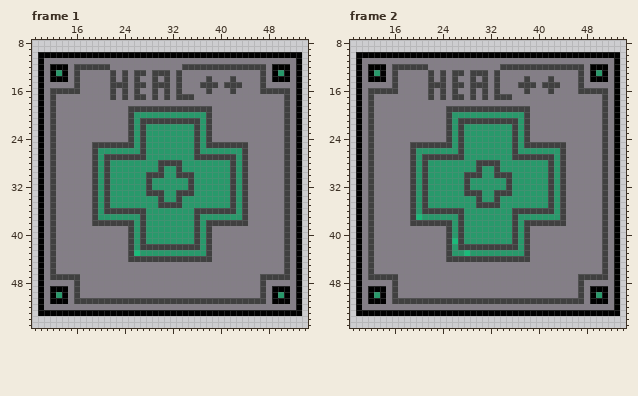
Two versions of one pixel-art file, Assets (Jad)/Aseprite/healthpack.aseprite. Above: the version before the commit.
64x64 pixels, 10 frames. Shown: frame 1: x 9..54, y 8..55; frame 2: x 9..54, y 8..55. The commit also changed other frames, which this record leaves out.
New version:
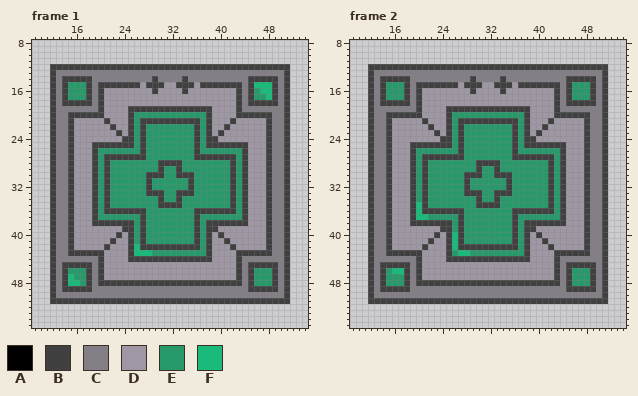
Palette (. is transparent): A #000000  B #404040  C #847e87  D #9f97a3  E #28996b  F #1abb7a
Changes in this commit:
layer "Layer 1" added
Changed rows in their new state; - is an unchanged pixel.
Frame 1, layers "Layer 1", "Layer":
first column x 10:
10 ............................................
11 ............................................
12 ..BBBB------BBBBBBBBBBBB--------------BBBB..
13 ..BCC-C-----C-C-CC-CCC-C-------------C-CCB..
14 ..BCBB-BB---C-C-C----C-CB---C---C--BB-BBCB..
15 ..B-BEEEB-BB---B-DB--DD-BBD---B----BFFFB-B..
16 ..-C-EEEB-BDDDDDDDD-DDDDBDDDDDDDDB-BEFF-C-..
17 ..--BEEEB-BDDDDDDDDDDDDDDDDDDDDDDB-BEEFB--..
18 ..--BBBBB-BDDDDDDDDDDDDDDDDDDDDDDB-BBBBB--..
19 ..--------BDDDD--------------DDDDB--------..
20 ..---BBBBBBDDDD--------------DDDDBBBBBB---..
21 ..---BDDDDDBDDD--------------DDDBDDDDDB---..
22 ..---BDDDDDDBDD--------------DDBDDDDDDB---..
23 ..---BDDDDDDDBD--------------DBDDDDDDDB---..
24 ..---BDDDDDDDDB--------------BDDDDDDDDB---..
25 ..---BDDD--------------------------DDDB---..
26 ..---BDDD--------------------------DDDB---..
27 ..---BDDD--------------------------DDDB---..
28 ..---BDDD--------------------------DDDB---..
29 ..---BDDD--------------------------DDDB---..
30 ..---BDDD--------------------------DDDB---..
31 ..---BDDD--------------------------DDDB---..
32 ..---BDDD--------------------------DDDB---..
33 ..---BDDD--------------------------DDDB---..
34 ..---BDDD--------------------------DDDB---..
35 ..---BDDD--------------------------DDDB---..
36 ..---BDDD--------------------------DDDB---..
37 ..---BDDD--------------------------DDDB---..
38 ..---BDDD--------------------------DDDB---..
39 ..---BDDDDDDDDB--------------BDDDDDDDDB---..
40 ..---BDDDDDDDBD--------------DBDDDDDDDB---..
41 ..---BDDDDDDBDD--------------DDBDDDDDDB---..
42 ..---BDDDDDBDDD-F------------DDDBDDDDDB---..
43 ..---BBBBBBDDDD--FF----------DDDDBBBBBB---..
44 ..--------BDDDD--------------DDDDB--------..
45 ..--BBBBB-BDDDDDDDDDDDDDDDDDDDDDDB-BBBBB--..
46 ..--BEEEB-BDDDDDDDDDDDDDDDDDDDDDDB-BEEEB--..
47 ..-C-FEEB-BDDDDDDDDDDDDDDDDDDDDDDB-BEEE-C-..
48 ..B-BFFEB-BBBBBBBBBBBBBBBBBBBBBBBB-BEEEB-B..
49 ..BCBB-BB--------------------------BB-BBCB..
50 ..BCC-C------------------------------C-CCB..
51 ..BBBB--------------------------------BBBB..
52 ............................................
53 ............................................
Frame 2, layers "Layer 1", "Layer":
first column x 10:
10 ............................................
11 ............................................
12 ..BBBB------BBBBBBBBBBBB--------------BBBB..
13 ..BCC-C-----C-C-CC-CCC-C-------------C-CCB..
14 ..BCBB-BB---C-C-C----C-CB---C---C--BB-BBCB..
15 ..B-BEEEB-BB---B-DB--DD-BBD---B----BEEEB-B..
16 ..-C-EEEB-BDDDDDDDD-DDDDBDDDDDDDDB-BEEE-C-..
17 ..--BEEEB-BDDDDDDDDDDDDDDDDDDDDDDB-BEEEB--..
18 ..--BBBBB-BDDDDDDDDDDDDDDDDDDDDDDB-BBBBB--..
19 ..--------BDDDD--------------DDDDB--------..
20 ..---BBBBBBDDDD--------------DDDDBBBBBB---..
21 ..---BDDDDDBDDD--------------DDDBDDDDDB---..
22 ..---BDDDDDDBDD--------------DDBDDDDDDB---..
23 ..---BDDDDDDDBD--------------DBDDDDDDDB---..
24 ..---BDDDDDDDDB--------------BDDDDDDDDB---..
25 ..---BDDD--------------------------DDDB---..
26 ..---BDDD--------------------------DDDB---..
27 ..---BDDD--------------------------DDDB---..
28 ..---BDDD--------------------------DDDB---..
29 ..---BDDD--------------------------DDDB---..
30 ..---BDDD--------------------------DDDB---..
31 ..---BDDD--------------------------DDDB---..
32 ..---BDDD--------------------------DDDB---..
33 ..---BDDD--------------------------DDDB---..
34 ..---BDDD--------------------------DDDB---..
35 ..---BDDD-F------------------------DDDB---..
36 ..---BDDD-F------------------------DDDB---..
37 ..---BDDD--F-----------------------DDDB---..
38 ..---BDDD--------------------------DDDB---..
39 ..---BDDDDDDDDB--------------BDDDDDDDDB---..
40 ..---BDDDDDDDBD-F------------DBDDDDDDDB---..
41 ..---BDDDDDDBDD--------------DDBDDDDDDB---..
42 ..---BDDDDDBDDD-F------------DDDBDDDDDB---..
43 ..---BBBBBBDDDD--F-----------DDDDBBBBBB---..
44 ..--------BDDDD--------------DDDDB--------..
45 ..--BBBBB-BDDDDDDDDDDDDDDDDDDDDDDB-BBBBB--..
46 ..--BEFFB-BDDDDDDDDDDDDDDDDDDDDDDB-BEEEB--..
47 ..-C-EEEB-BDDDDDDDDDDDDDDDDDDDDDDB-BEEE-C-..
48 ..B-BEEEB-BBBBBBBBBBBBBBBBBBBBBBBB-BEEEB-B..
49 ..BCBB-BB--------------------------BB-BBCB..
50 ..BCC-C------------------------------C-CCB..
51 ..BBBB--------------------------------BBBB..
52 ............................................
53 ............................................
Changed places in both pictures, as pixel boxes (x1, y1, x2, y2):
changed: (38, 52, 302, 316)
changed: (356, 52, 620, 316)
